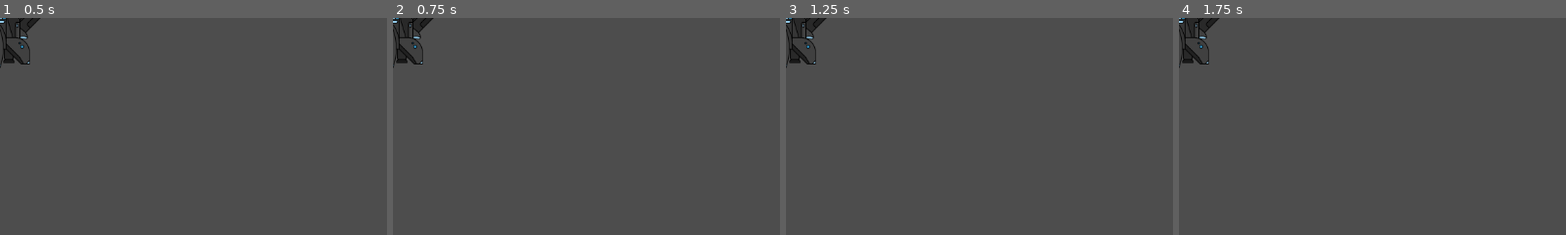
Above: before the commit, frames 1-4 (left to right).
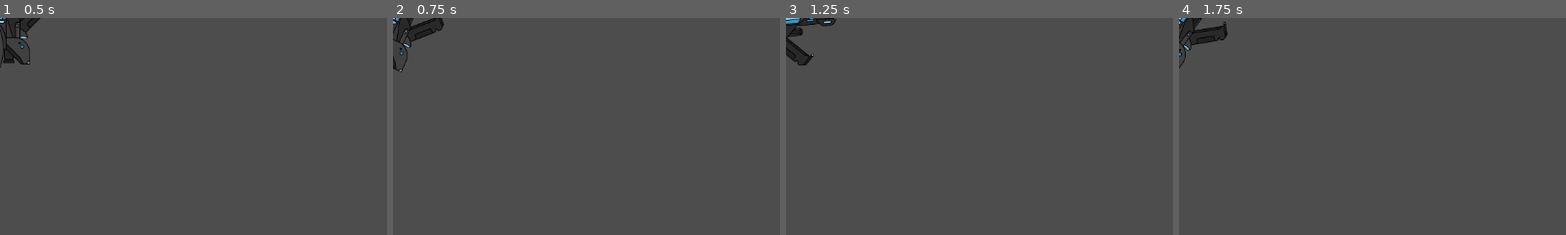
Above: after the commit, the same moments.

Repository: Hassan-A/Space-Fighter
Game: Godot game, scene res://Scenes/Main.tscn
Two runs of this game, one before a commit and one after it. Both use one fixed random seed, a clock stepped at 60 frames per second and the inputs below.
Inputs:
- Up to frame 1 (0.5 s): no input
- Up to frame 2 (0.75 s): tap Enter at 0.5 s; hold Right (ui_right) from 0.53 s (still down)
- Up to frame 3 (1.25 s): keep holding Right (ui_right)
- Up to frame 4 (1.75 s): release Right (ui_right) at 1.28 s; hold Left (ui_left) from 1.28 s (still down)
The pictures show only the part of the screen within x 0-50%, y 0-50%; the shares and areas given below are measured in that part.

Frame 1 is identical in both runs. In frame 2, 1.0% of the frame differs, in the area x 0-14%, y 0-25%; in frame 3, 0.8%; in frame 4, 1.1%, in the area x 0-13%, y 0-24%.

Commit message:
Add turning

Diff:
--- a/Scenes/player.gd
+++ b/Scenes/player.gd
@@ -1,9 +1,34 @@
 extends CharacterBody2D
 
 const SPEED = 20
+var degree = 0
+var xDirection = 1
+var yDirection = -1
 
 func _physics_process(delta):
 	var direction = Vector2(0,0)
+
+	var rot = Input.get_axis("ui_left", "ui_right")
+	if rot:
+		rotate(deg_to_rad(2 * rot))
+		degree = int(rotation_degrees + 360) % 360
+		if(degree > 270):
+			degree -= 270
+			degree = 90 - degree
+			xDirection = -1
+			yDirection = -1
+		elif(degree > 180):
+			degree -= 180
+			xDirection = -1
+			yDirection = 1
+		elif(degree > 90):
+			degree -= 90
+			degree = 90 - degree
+			xDirection = 1
+			yDirection = 1
+		else:
+			xDirection = 1
+			yDirection = -1
 
 	if Input.is_action_pressed("ui_up"):
 		direction = Vector2(0,-1)
